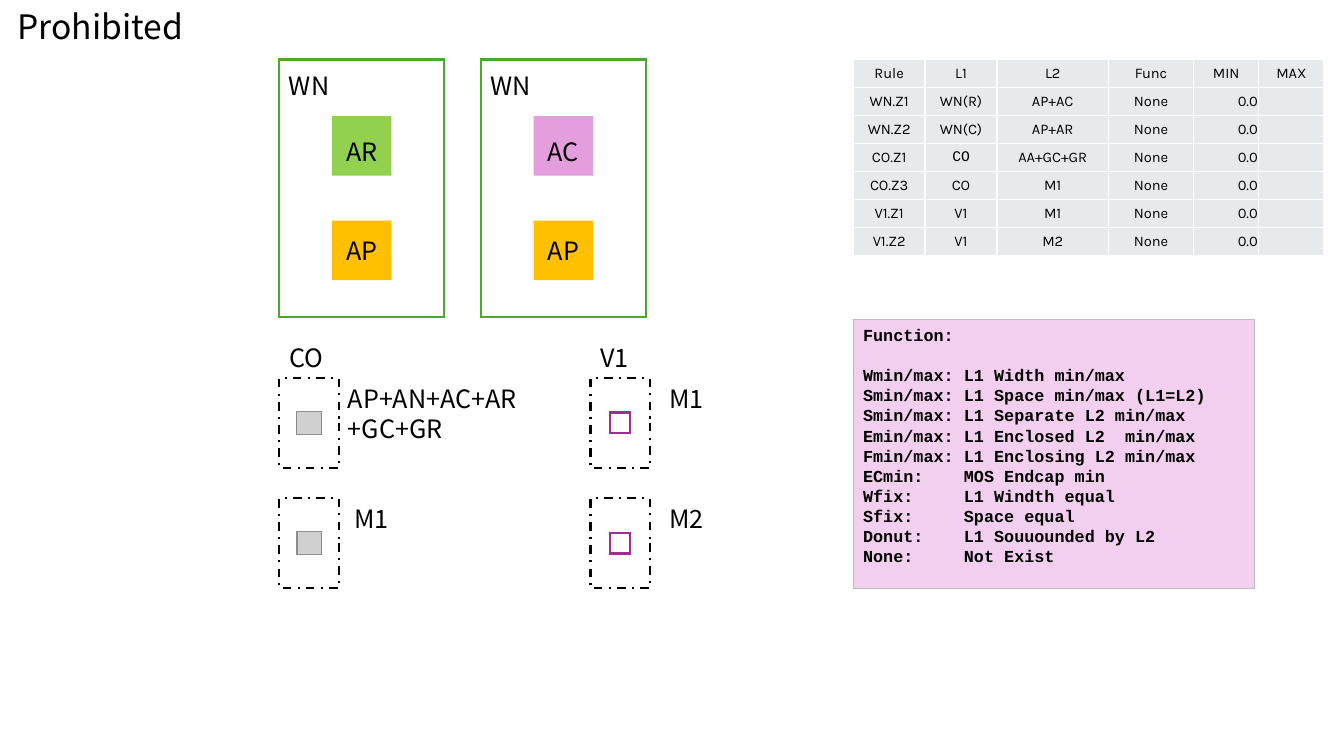
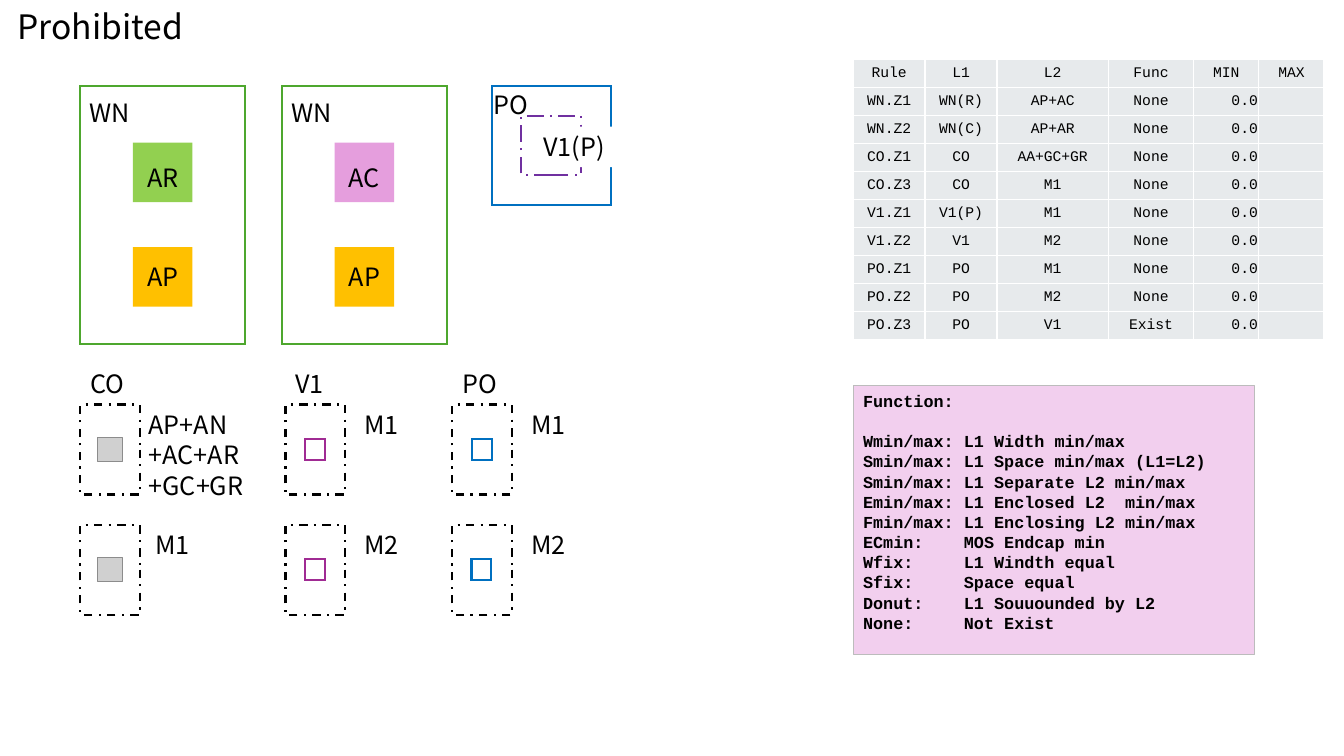
Before and after one commit to d-m-bailey/TR-1um, a slide deck: slide 3 of Document/TR-1um_DRC_summary.pptx. Drawn at 1344x756 pixels with LibreOffice and Linux fonts; fonts in the diff are those of the drawing; grey boxes stand for pictures. Boxes give left, top, right and bottom in pixels: in the first picture for what was removed or moved away, otherwise in the second. Text is boxed around its words. In the diff, an @@ line names an element or a change of style, - is before the commit and + after.

```diff
--- a/Document/TR-1um_DRC_summary.pptx
+++ b/Document/TR-1um_DRC_summary.pptx
@@ table at bbox=[853, 59, 1324, 340] @@
-row 6, column 2: V1
+row 6, column 2: V1(P)
+row 8: PO.Z1 | PO | M1 | None | 0.0 | 
+row 9: PO.Z2 | PO | M2 | None | 0.0 | 
+row 10: PO.Z3 | PO | V1 | Exist | 0.0 | 
@@ rectangle added at bbox=[492, 86, 611, 205], outline #0070C0 1.5 pt @@
@@ text added at bbox=[493, 95, 528, 119], 18 pt, text #000000 @@
+PO
@@ rectangle added at bbox=[521, 116, 581, 175], outline #7030A0 1.5 pt dashed @@
@@ 8 texts, 8 rectangles, 2 pictures: place and size @@
-8 texts, 8 rectangles, 2 pictures at bbox=[279, 59, 646, 588]
+8 texts, 8 rectangles, 2 pictures at bbox=[80, 86, 447, 615]
@@ text added at bbox=[543, 135, 604, 161], 18 pt, text #000000 @@
+V1(P)
@@ text added at bbox=[462, 374, 497, 394], 18 pt, text #000000 @@
+PO
@@ rectangle "Function: Wmin/max: L1 Width min/max": place and size @@
-rectangle "Function: Wmin/max: L1 Width min/max" at bbox=[853, 320, 1254, 589]
+rectangle "Function: Wmin/max: L1 Width min/max" at bbox=[853, 386, 1254, 655]
@@ text "AP+AN": place and size @@
-text "AP+AN" at bbox=[348, 389, 517, 439]
+text "AP+AN" at bbox=[149, 415, 244, 496]
@@ text at bbox=[149, 415, 239, 465]: text changed @@
-AP+AN+AC+AR
+AP+AN
++AC+AR
@@ rectangle added at bbox=[453, 404, 512, 494], outline #000000 1.5 pt dashed @@
@@ text added at bbox=[531, 415, 565, 434], 18 pt, text #000000 @@
+M1
@@ rectangle: place and size @@
-rectangle at bbox=[610, 412, 630, 434]
+rectangle at bbox=[306, 440, 326, 461]
@@ rectangle added at bbox=[472, 440, 492, 461], fill #FFFFFF, outline #0070C0 1.5 pt @@
@@ 3 texts, 2 rectangles: place and size @@
-3 texts, 2 rectangles at bbox=[591, 348, 703, 588]
+3 texts, 2 rectangles at bbox=[285, 374, 398, 615]
@@ rectangle added at bbox=[453, 525, 512, 615], outline #000000 1.5 pt dashed @@
@@ text added at bbox=[531, 535, 565, 554], 18 pt, text #000000 @@
+M2
@@ rectangle: place and size @@
-rectangle at bbox=[610, 532, 630, 554]
+rectangle at bbox=[304, 560, 325, 581]
@@ rectangle added at bbox=[472, 560, 492, 581], fill #FFFFFF, outline #0070C0 1.5 pt @@
```
Also in this commit, not shown: 3 other slides changed, 12 other files.
